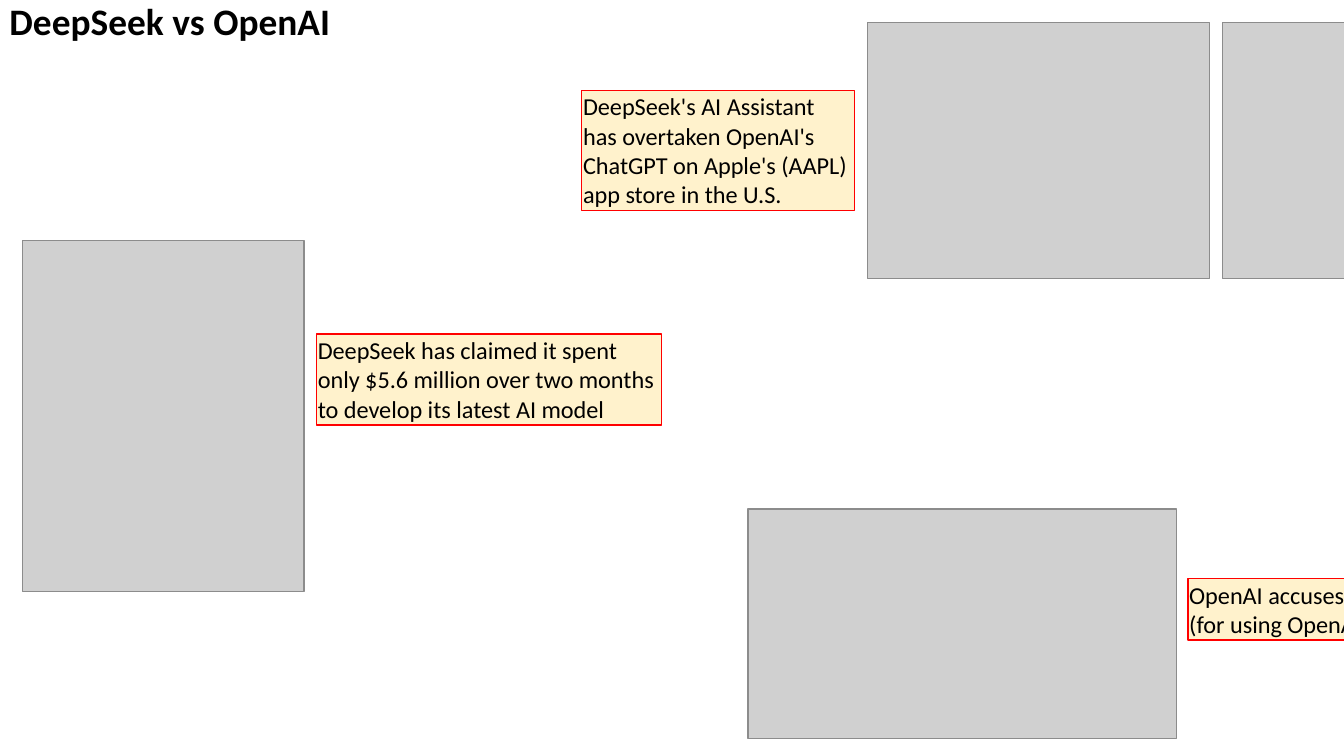
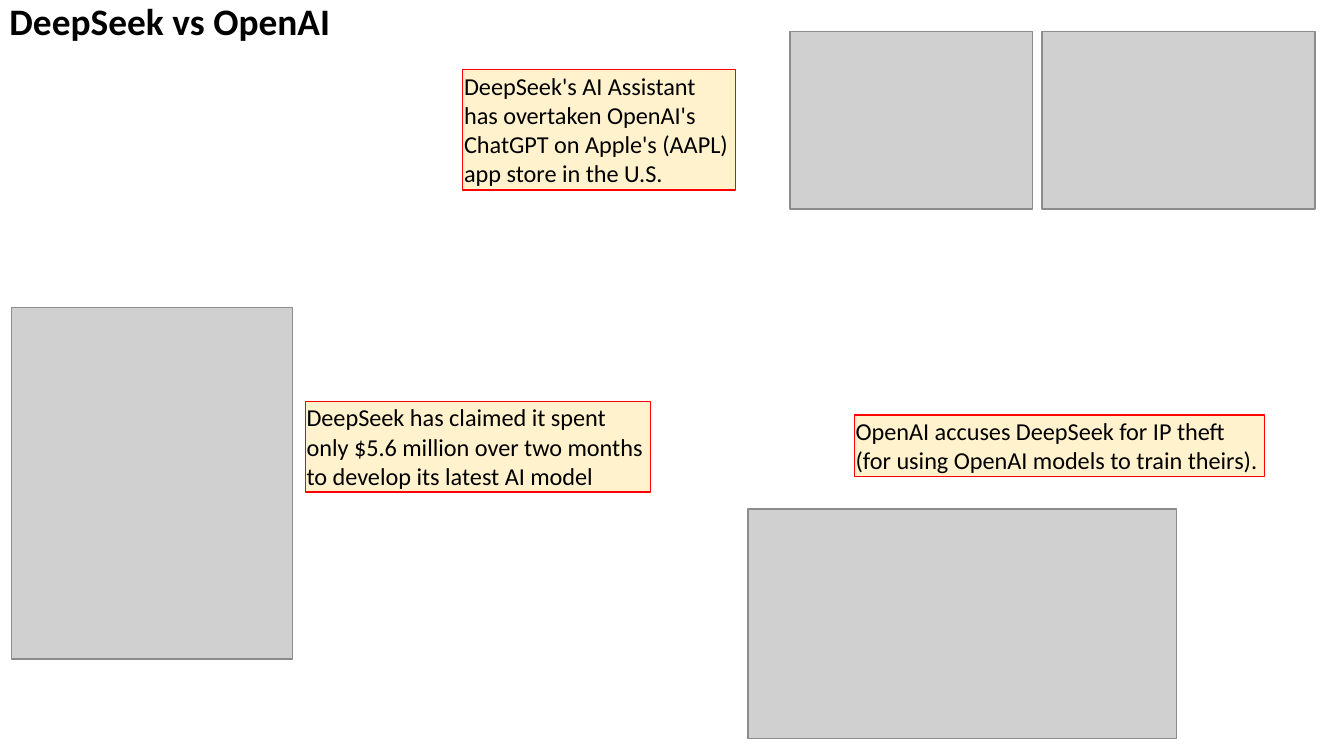
Before and after one commit to lselector/seminar, a slide deck: slide 3 of 2025/2025-01-31-AI-Updates.pptx. Drawn at 1344x756 pixels with LibreOffice and Linux fonts; fonts in the diff are those of the drawing; grey boxes stand for pictures. Boxes give left, top, right and bottom in pixels: in the first picture for what was removed or moved away, otherwise in the second. Text is boxed around its words. In the diff, an @@ line names an element or a change of style, - is before the commit and + after.

```diff
--- a/2025/2025-01-31-AI-Updates.pptx
+++ b/2025/2025-01-31-AI-Updates.pptx
@@ picture removed at <box>1223,23,1344,280</box> @@
@@ picture: place and size @@
-picture at <box>867,23,1208,280</box>
+picture at <box>790,31,1032,208</box>
@@ picture added at <box>1042,31,1314,208</box> @@
@@ rectangle "DeepSeek's AI Assistant has overtaken ...": place and size @@
-rectangle "DeepSeek's AI Assistant has overtaken ..." at <box>582,90,855,211</box>
+rectangle "DeepSeek's AI Assistant has overtaken ..." at <box>462,70,735,191</box>
@@ picture: place and size @@
-picture at <box>23,241,304,591</box>
+picture at <box>11,308,292,659</box>
@@ rectangle "DeepSeek has claimed it spent ...": place and size @@
-rectangle "DeepSeek has claimed it spent ..." at <box>317,335,663,426</box>
+rectangle "DeepSeek has claimed it spent ..." at <box>305,402,650,493</box>
@@ rectangle "OpenAI accuses DeepSeek for IP ...": place and size @@
-rectangle "OpenAI accuses DeepSeek for IP ..." at <box>1188,578,1344,640</box>
+rectangle "OpenAI accuses DeepSeek for IP ..." at <box>855,415,1265,477</box>
```
Also in this commit, not shown: 2 other slides changed.
